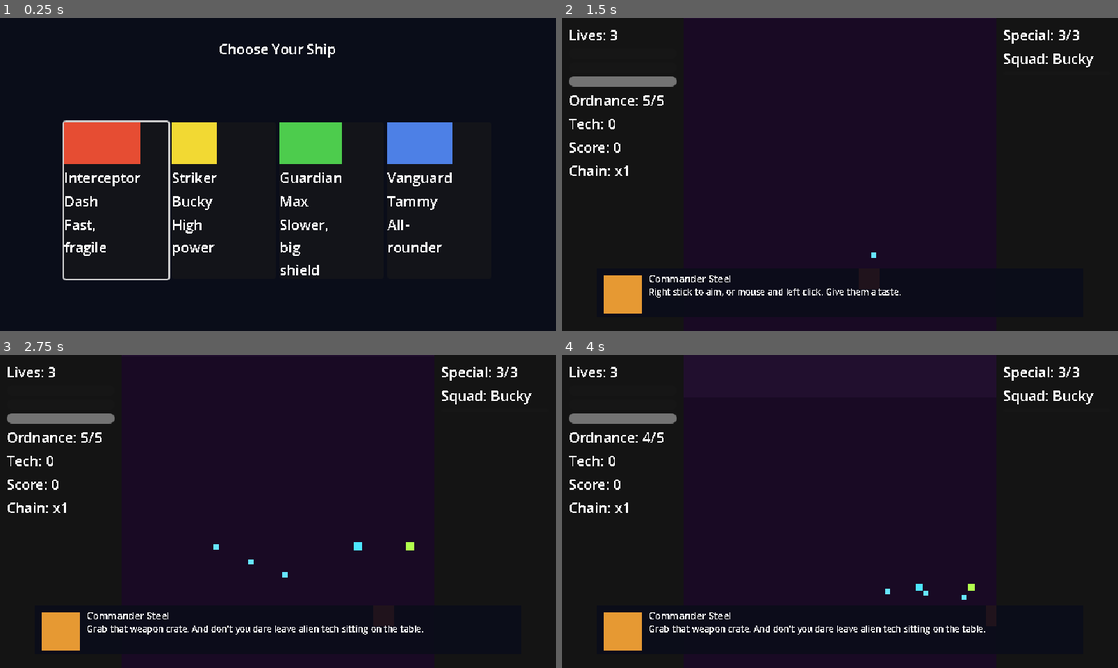
Above: before the commit, frames 1-4 (two rows, left to right).
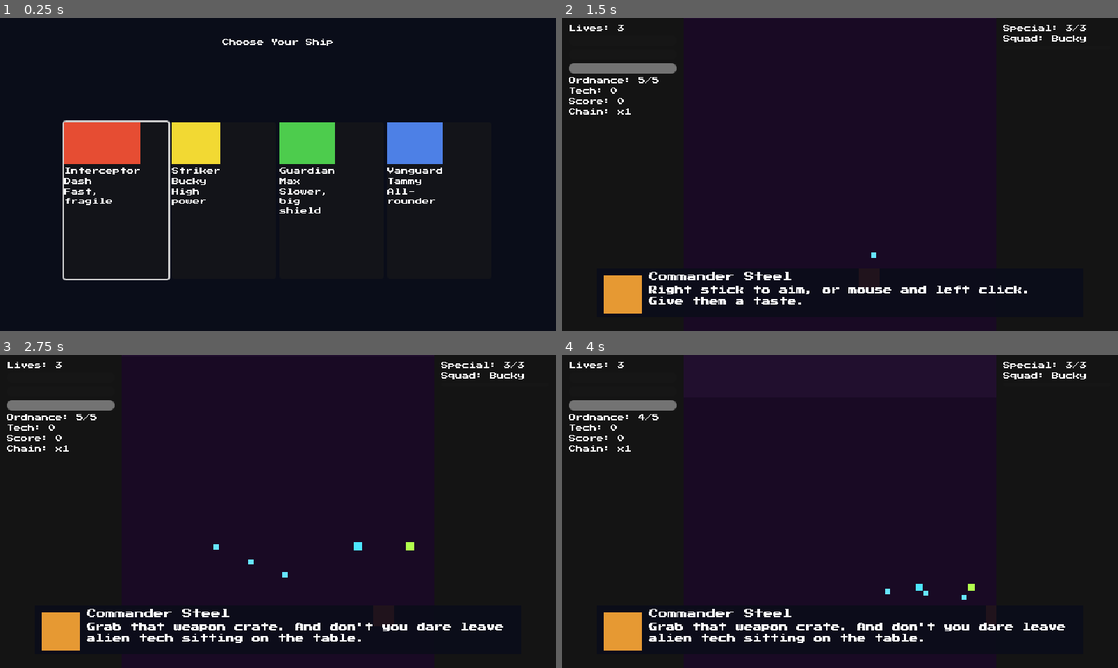
Above: after the commit, the same moments.

Repository: Funfetsunk/terra-intercept
Game: Godot game, scene res://scenes/menus/ship_select.tscn
Two runs of this game, one before a commit and one after it. Both use one fixed random seed, a clock stepped at 60 frames per second and the inputs below.
Inputs (mouse positions are in pixels of both pictures, inside the frame that each line leads up to):
- Up to frame 1 (0.25 s): no input
- Up to frame 2 (1.5 s): click (678, 199) at 0.5 s; tap Enter (ui_accept) at 1.25 s; move the mouse to (962, 158) at 1.27 s; hold D (p1_move_right) from 1.28 s (still down); click (962, 158) at 1.35 s
- Up to frame 3 (2.75 s): tap Enter (ui_accept) at 1.52 s; release D (p1_move_right) at 2 s; drag from (166, 527) to (383, 614) at 2.02 s
- Up to frame 4 (4 s): move the mouse to (895, 442) at 2.77 s; hold D (p1_move_right) 2.78-3.5 s; hold Space (p1_ordnance) 2.78-3.5 s; drag from (812, 574) to (973, 570) at 3.52 s

The runs differ from the first frame. In frame 1, 3.2% of the frame differs, in the area x 11-82%, y 6-83%; in frame 2, 3.9%; in frame 3, 4.3%, in the area x 1-96%, y 2-92%; in frame 4, 4.3%.

Commit message:
Switch project font to Press Start 2P for an 8-bit arcade look
Godot's built-in default font is a smooth vector sans-serif - didn't
read as the 90s arcade style the project is going for. Added Press
Start 2P (CodeMan38, SIL OFL 1.1, modeled on 1980s Namco arcade
typography) under art/fonts/, disabled antialiasing/hinting/subpixel
positioning in its import settings for a crisp blocky look, and wired
it project-wide via a new Theme resource (themes/main_theme.tres) set
as gui/theme/custom.

Default size is 8px, the font's native pixel grid size - 16px was too
wide for the ~140px HUD side panels (clipped "Squad: Dash" off the
right edge). Verified across HUD, dialogue box, ship select and game
over screen.

Co-Authored-By: Claude Sonnet 5 <noreply@anthropic.com>
Claude-Session: https://claude.ai/code/session_01RV6NjfYkb9ah9RXEg66au1

Diff:
--- a/project.godot
+++ b/project.godot
@@ -43,6 +43,9 @@
 theme/default_font_antialiasing=0
 theme/default_font_hinting=2
 theme/default_font_subpixel_positioning=0
+theme/custom="res://themes/main_theme.tres"
+theme/custom_font="res://art/fonts/PressStart2P-Regular.ttf"
+theme/default_font_size=8
 
 [input]
 
--- /dev/null
+++ b/themes/main_theme.tres
@@ -0,0 +1,7 @@
+[gd_resource type="Theme" format=3 uid="uid://bl0eemw2ubngy"]
+
+[ext_resource type="FontFile" uid="uid://cwygflo0pts0m" path="res://art/fonts/PressStart2P-Regular.ttf" id="1_rjgu6"]
+
+[resource]
+default_font = ExtResource("1_rjgu6")
+default_font_size = 8
Not shown, added: art/fonts/OFL.txt
Binary file added: art/fonts/PressStart2P-Regular.ttf
Not shown, added: art/fonts/PressStart2P-Regular.ttf.import
